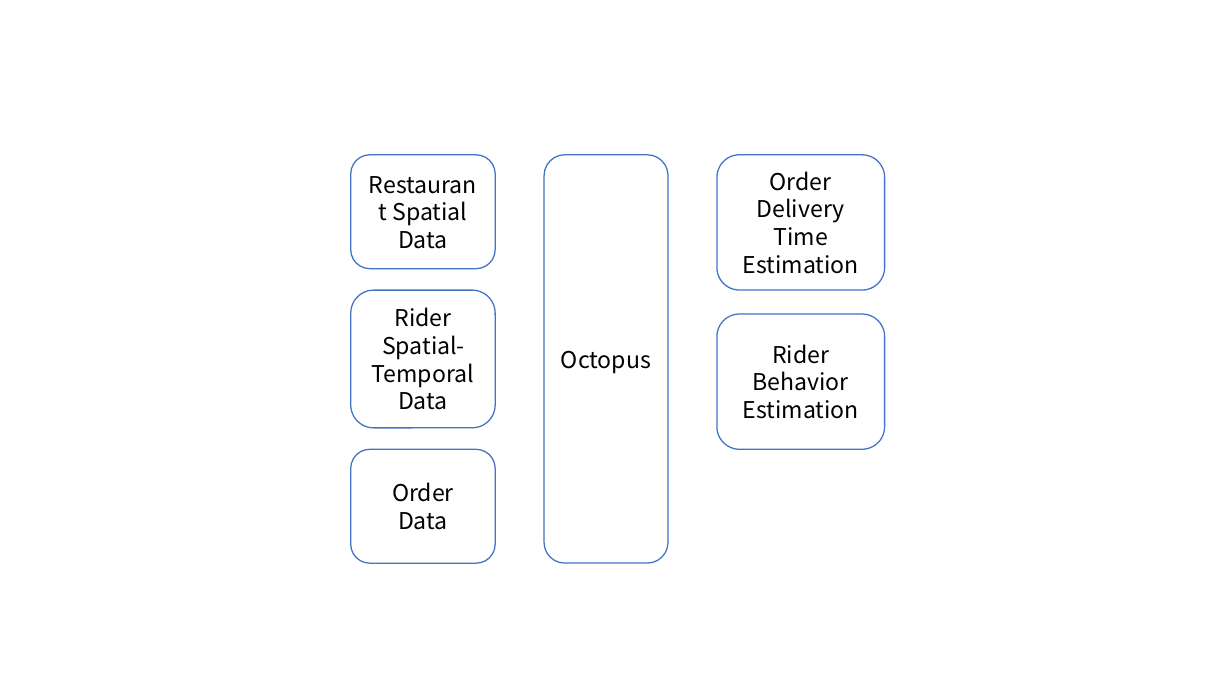
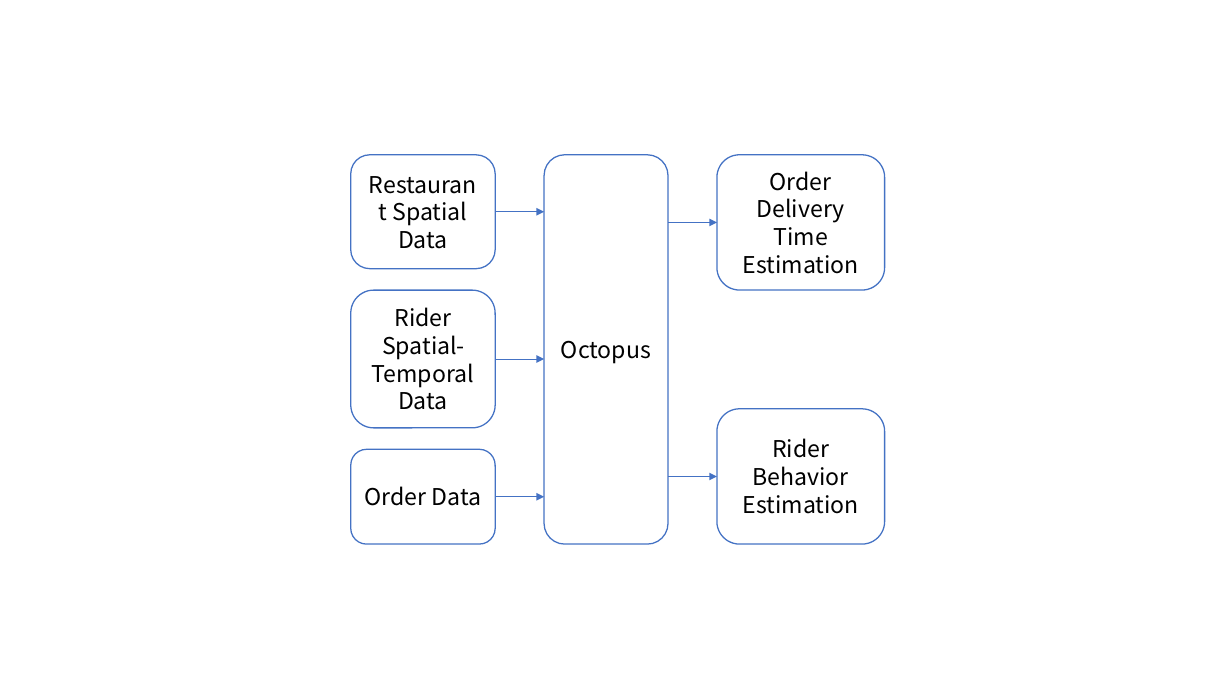
Before and after one commit to dymodi/dymodi.github.io, a slide deck: slide 2 of Research/Paper/Octopus/figures/figures.pptx. Drawn at 1232x693 pixels with LibreOffice and Linux fonts; fonts in the diff are those of the drawing. Boxes give left, top, right and bottom in pixels: in the first picture for what was removed or moved away, otherwise in the second. Text is boxed around its words. In the diff, an @@ line names an element or a change of style, - is before the commit and + after.

```diff
--- a/Research/Paper/Octopus/figures/figures.pptx
+++ b/Research/Paper/Octopus/figures/figures.pptx
@@ rounded rectangle "Octopus": place and size @@
-rounded rectangle "Octopus" at bbox=[544, 155, 668, 564]
+rounded rectangle "Octopus" at bbox=[544, 155, 668, 544]
@@ arrow added from (495, 212) to (544, 212), #4472C4 0.5 pt @@
@@ arrow added from (668, 223) to (717, 223), #4472C4 0.5 pt @@
@@ arrow added from (495, 360) to (544, 360), #4472C4 0.5 pt @@
@@ rounded rectangle "Rider Behavior Estimation": place and size @@
-rounded rectangle "Rider Behavior Estimation" at bbox=[717, 314, 884, 449]
+rounded rectangle "Rider Behavior Estimation" at bbox=[717, 409, 884, 543]
@@ rounded rectangle "Order Data": place and size @@
-rounded rectangle "Order Data" at bbox=[351, 449, 495, 563]
+rounded rectangle "Order Data" at bbox=[351, 449, 495, 544]
@@ arrow added from (668, 477) to (717, 477), #4472C4 0.5 pt @@
@@ arrow added from (495, 497) to (544, 497), #4472C4 0.5 pt @@
```
Also in this commit, not shown: 2 other files.
